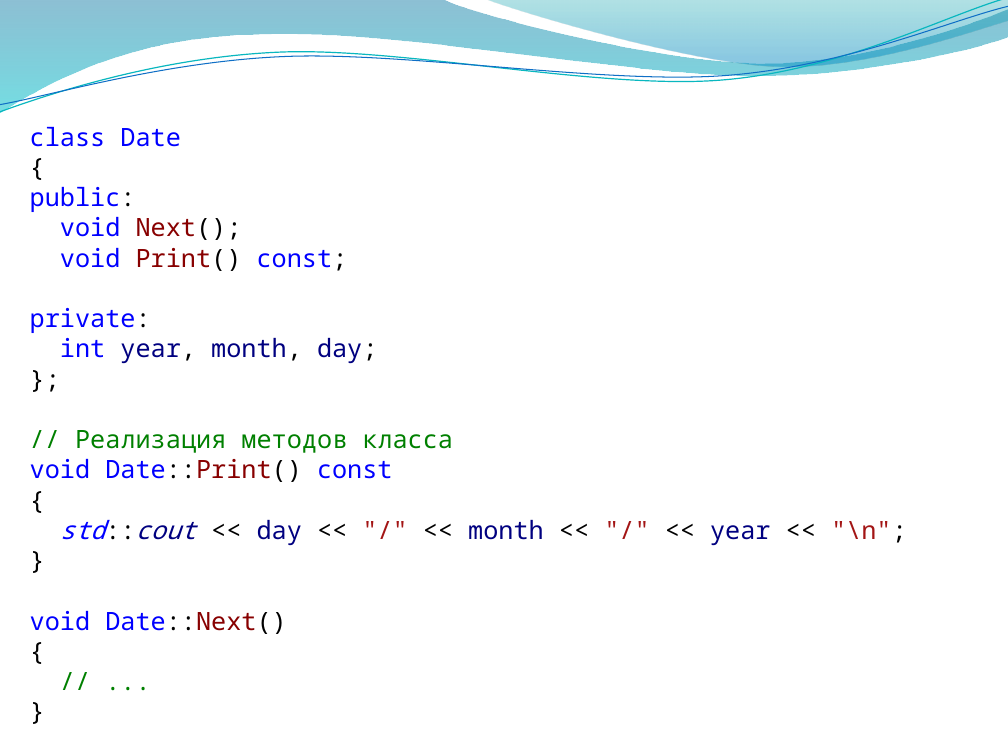
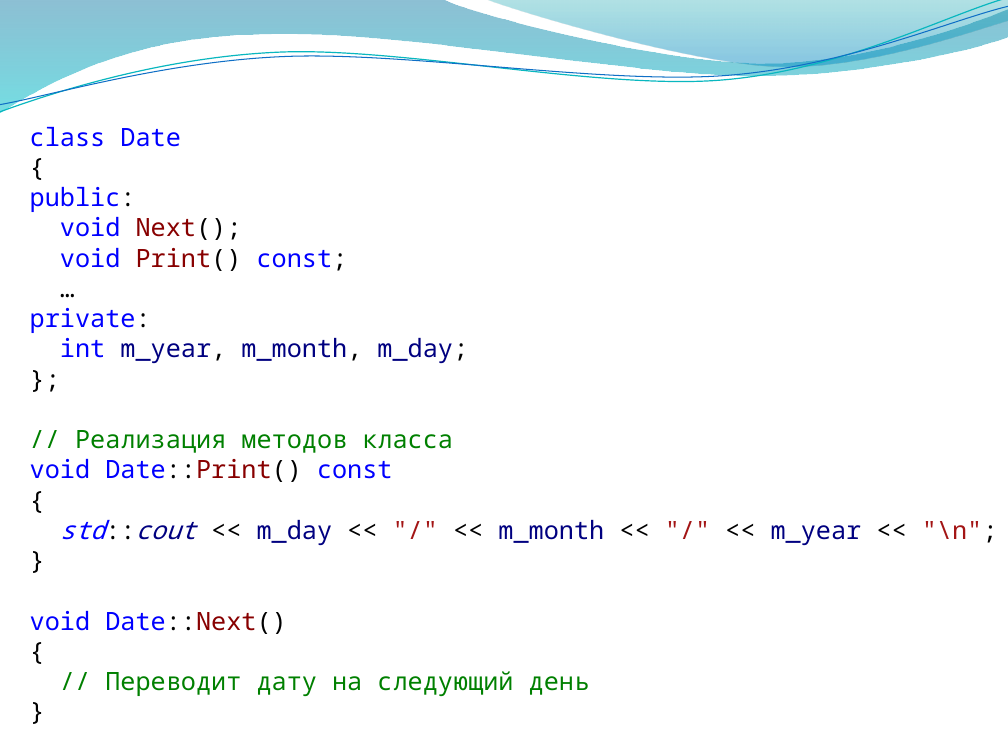
Before and after one commit to alexey-malov/oop, a slide deck: slide 19 of lectures/02/Основы ООП.pptx. Drawn at 1008x756 pixels with LibreOffice and Linux fonts; fonts in the diff are those of the drawing; background and template pictures are left out. Boxes give left, top, right and bottom in pixels: in the first picture for what was removed or moved away, otherwise in the second. Text is boxed around its words. In the diff, an @@ line names an element or a change of style, - is before the commit and + after.

```diff
--- a/lectures/02/Основы ООП.pptx
+++ b/lectures/02/Основы ООП.pptx
@@ text at (30, 127, 998, 696): paragraph added @@
+…
@@ text at (60, 338, 468, 363): text changed @@
-int year, month, day;
+int m_year, m_month, m_day;
@@ text at (60, 520, 998, 545): text changed @@
-std::cout << day << "/" << month << "/" << year << "\n";
+std::cout << m_day << "/" << m_month << "/" << m_year << "\n";
@@ text at (105, 671, 589, 696): text changed @@
-// ...
+// Переводит дату на следующий день
```
Also in this commit, not shown: 15 other slides changed, 1 other file.
